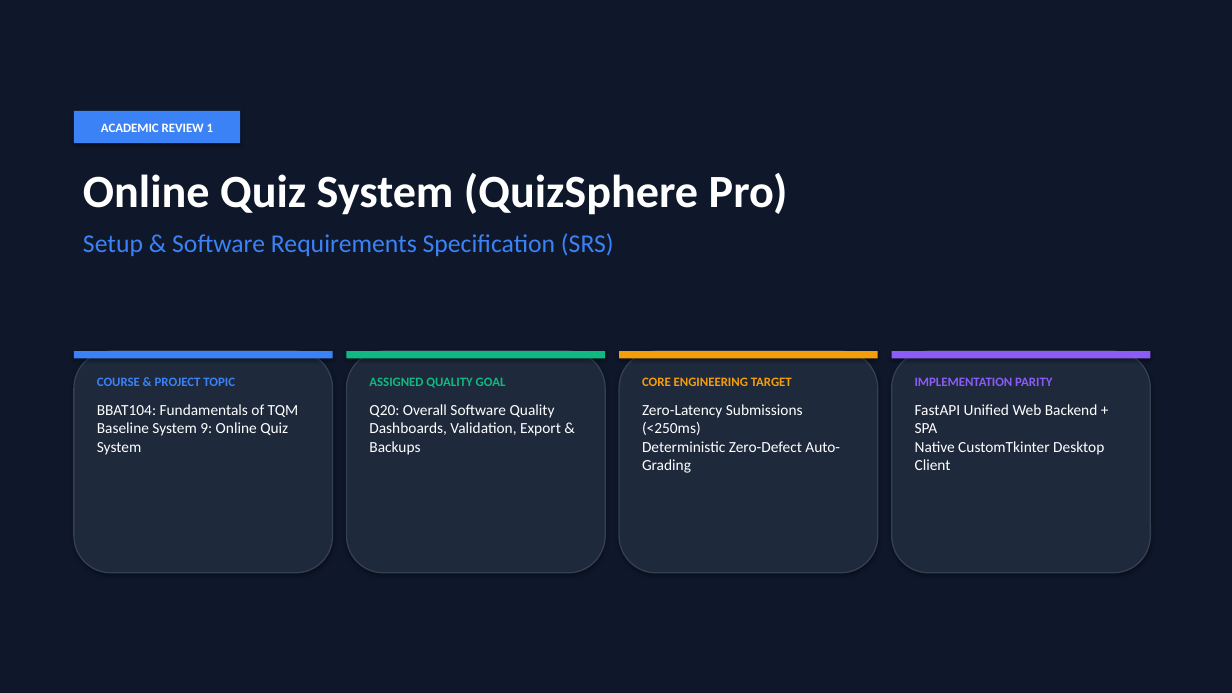
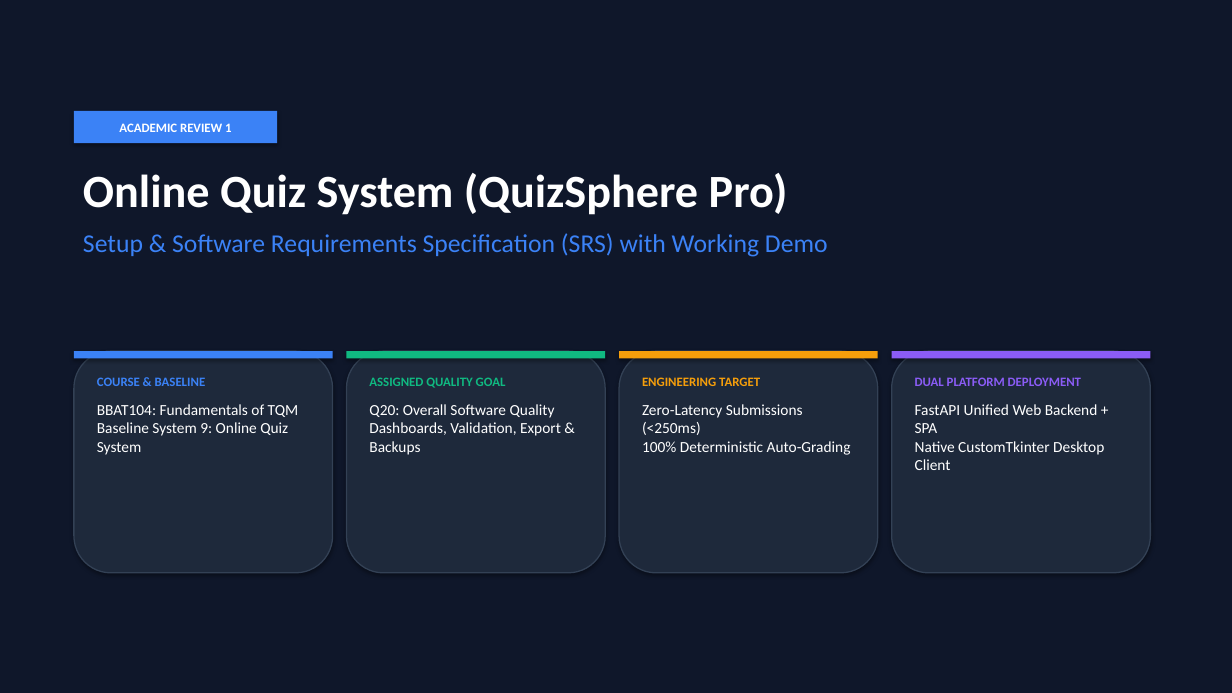
Before and after one commit to Vanshika071417/Online_Quiz_System, a slide deck: slide 1 of QuizSphere_Review_1_Presentation.pptx. Drawn at 1232x693 pixels with LibreOffice and Linux fonts; fonts in the diff are those of the drawing. Boxes give left, top, right and bottom in pixels: in the first picture for what was removed or moved away, otherwise in the second. Text is boxed around its words. In the diff, an @@ line names an element or a change of style, - is before the commit and + after.

Commit message:
docs: embed comprehensive SRS and Working App Demo Guide directly into PPT presentation

```diff
--- a/QuizSphere_Review_1_Presentation.pptx
+++ b/QuizSphere_Review_1_Presentation.pptx
@@ rectangle "ACADEMIC REVIEW 1": place and size @@
-rectangle "ACADEMIC REVIEW 1" at <box>74,111,240,143</box>
+rectangle "ACADEMIC REVIEW 1" at <box>74,111,277,143</box>
@@ text at <box>83,233,828,257</box>: text changed @@
-Setup & Software Requirements Specification (SRS)
+Setup & Software Requirements Specification (SRS) with Working Demo
@@ text at <box>97,377,206,386</box>: text changed @@
-COURSE & PROJECT TOPIC
+COURSE & BASELINE
@@ text at <box>642,377,851,455</box>: text changed @@
-CORE ENGINEERING TARGET
-Zero-Latency Submissions (<250ms)
-Deterministic Zero-Defect Auto-Grading
+ENGINEERING TARGET
+Zero-Latency Submissions (<250ms)
+100% Deterministic Auto-Grading
@@ text at <box>915,377,1081,386</box>: text changed @@
-IMPLEMENTATION PARITY
+DUAL PLATFORM DEPLOYMENT
```
Also in this commit, not shown: 1 other slide changed, 4 slides added, 1 slide removed, 2 other files.
